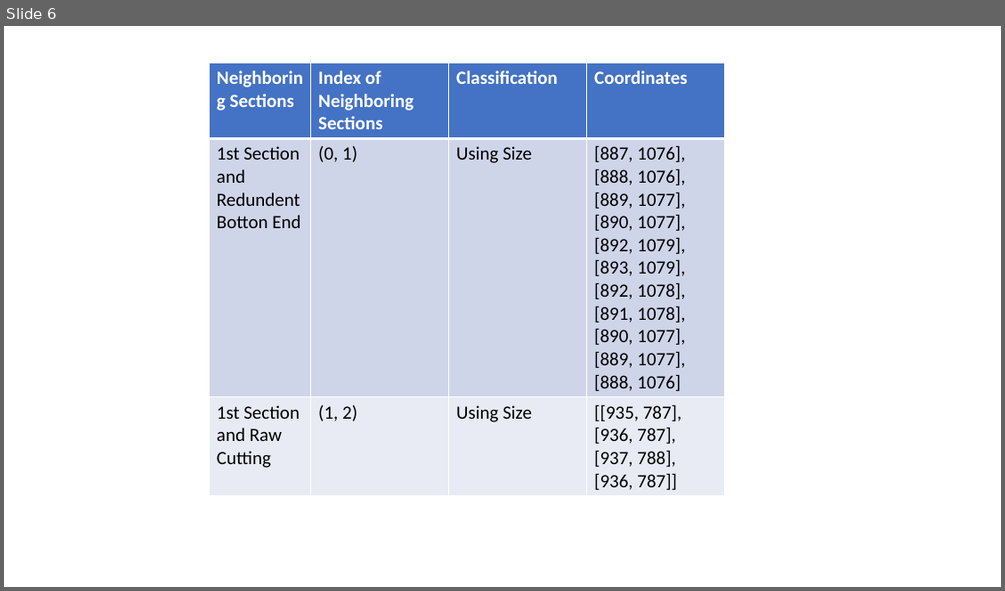
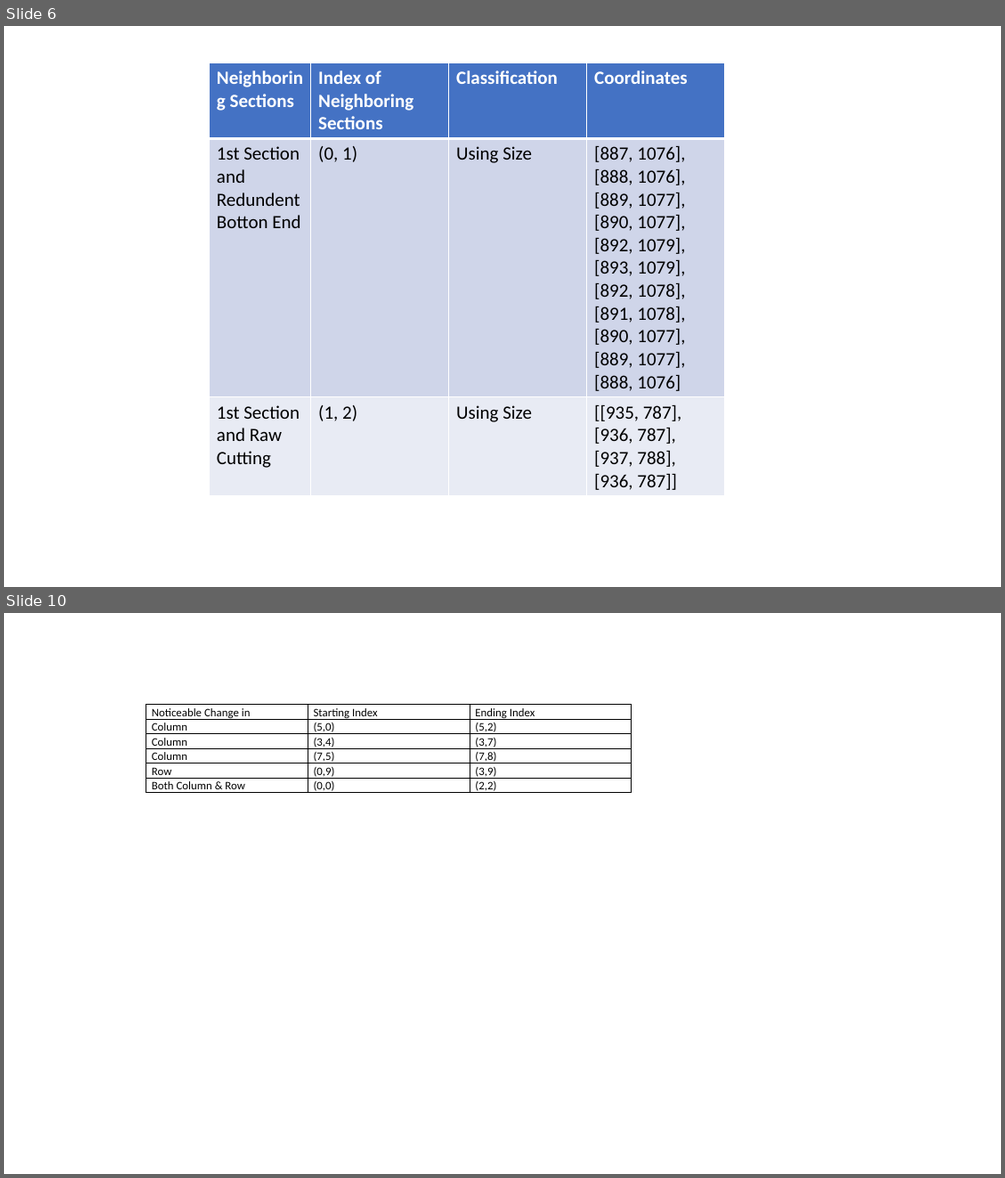
Before and after one commit to HasithDasa/Masters-Project-2023, a slide deck: Report/Documentation/Images/figures.pptx. Shown one above the other, each under a label of ours: slide 6 before the commit, slides 6 and 10 after it; the slides between them are not shown. The pictures are 1005x591 and 1005x1178 pixels, drawn with LibreOffice and Linux fonts; fonts in the diff are those of the drawing. Boxes give left, top, right and bottom in pixels: in the first picture for what was removed or moved away, otherwise in the second. Text is boxed around its words. In the diff, an @@ line names an element or a change of style, - is before the commit and + after.

```diff
--- a/Report/Documentation/Images/figures.pptx
+++ b/Report/Documentation/Images/figures.pptx
@@ slide 10 added at box(4, 613, 1001, 1174), background #FFFFFF @@
@@ table added at box(146, 705, 631, 796), 6 rows, 3 columns @@
+Noticeable Change in | Starting Index | Ending Index
+Column | (5,0) | (5,2)
+Column | (3,4) | (3,7)
+Column | (7,5) | (7,8)
+Row | (0,9) | (3,9)
+Both Column & Row | (0,0) | (2,2)
```
Also in this commit, not shown: 1 slide changed, 2 other slides added, 1 slide removed, 11 other files.
